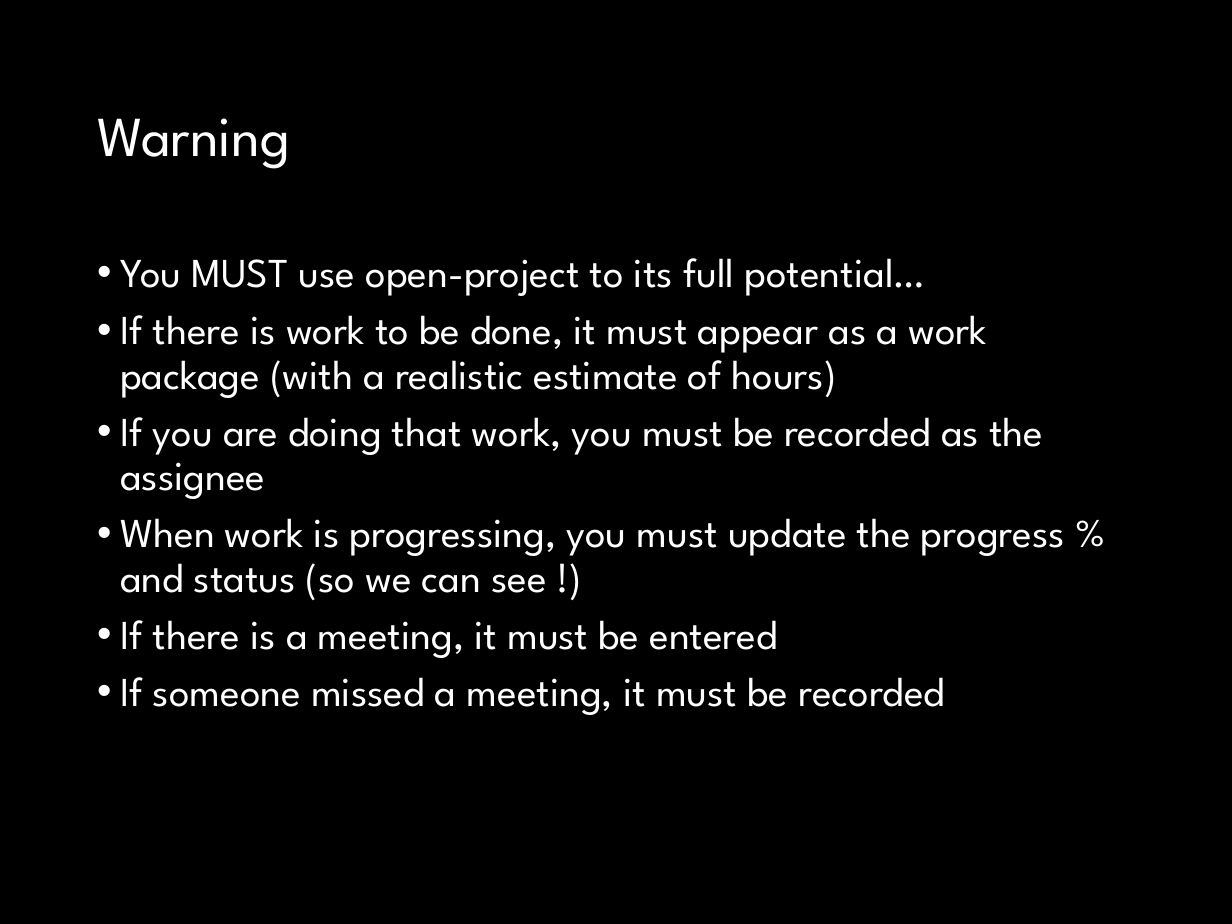
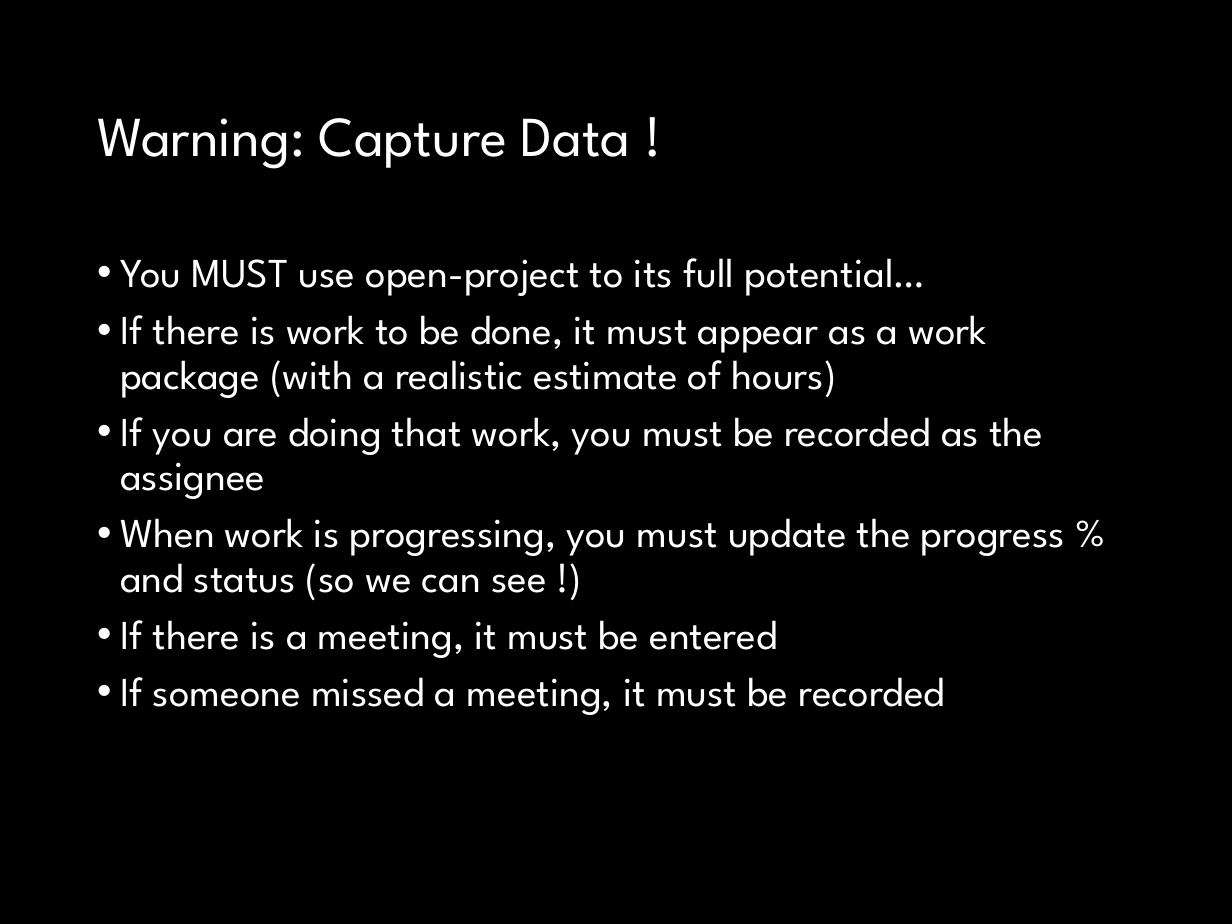
Before and after one commit to fossabot/SPE2018, a slide deck: slide 22 of Lecture Slides/02 Open Project.pptx (slide 21 before the commit). Drawn at 1232x924 pixels with LibreOffice and Linux fonts; fonts in the diff are those of the drawing. Boxes give left, top, right and bottom in pixels: in the first picture for what was removed or moved away, otherwise in the second. Text is boxed around its words. In the diff, an @@ line names an element or a change of style, - is before the commit and + after.

```diff
--- a/Lecture Slides/02 Open Project.pptx
+++ b/Lecture Slides/02 Open Project.pptx
@@ title at <box>97,118,631,169</box>: text changed @@
-Warning
+Warning: Capture Data !
```
Also in this commit, not shown: 9 other slides changed, 3 slides added, 1 slide removed.
